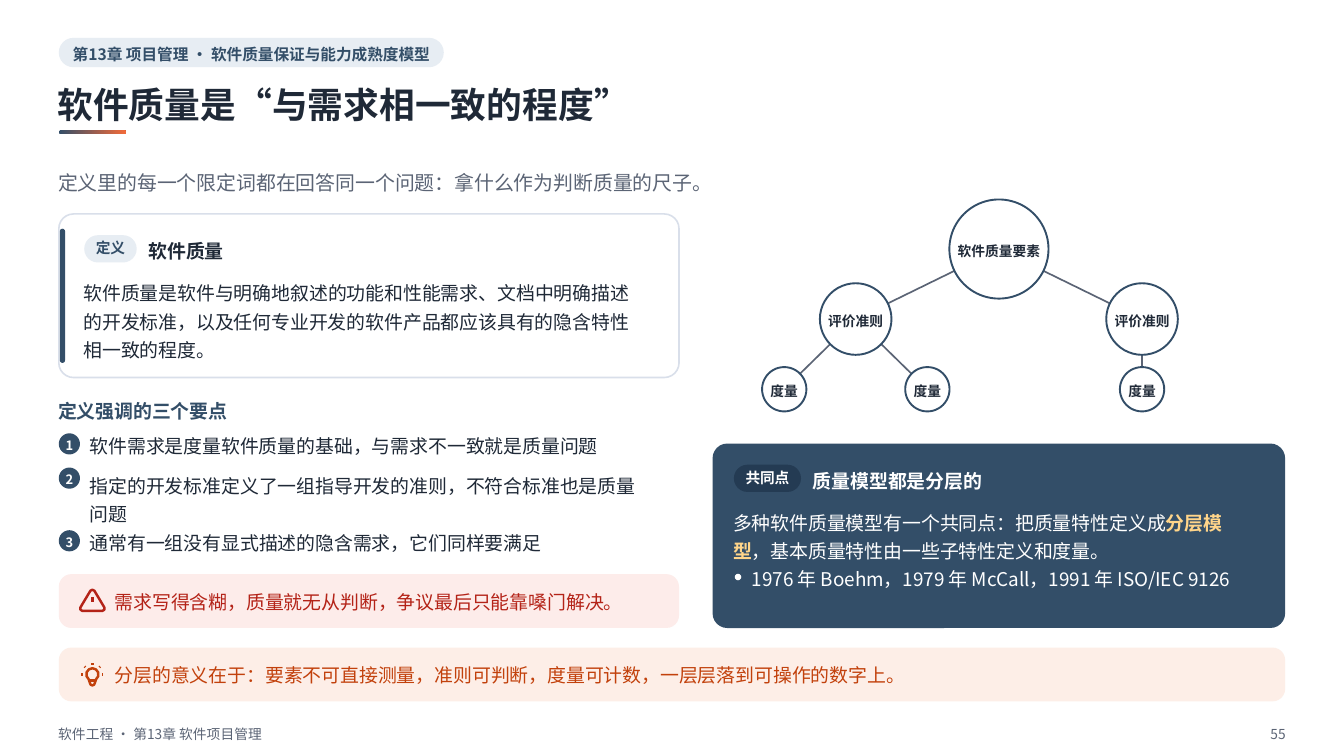
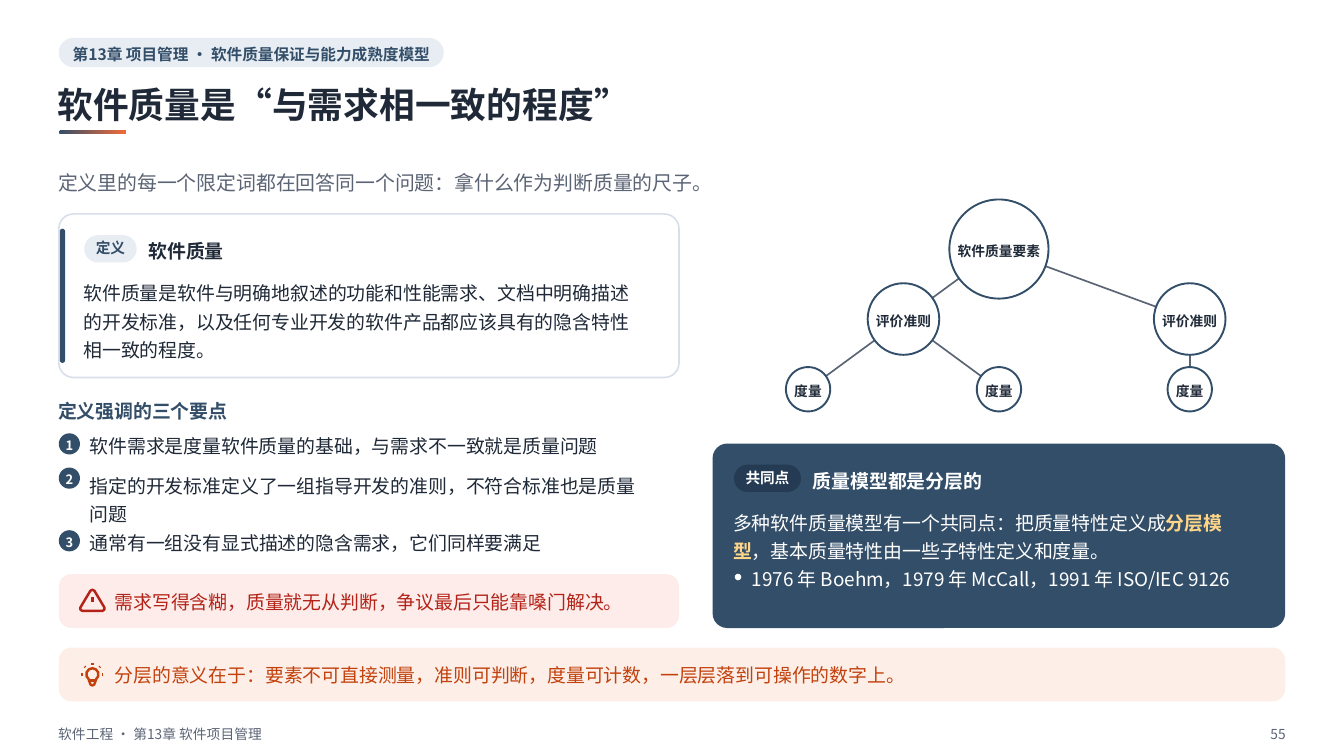
Before and after one commit to sweetcornna/JLU-remake, a slide deck: slide 55 of 大三上/软件工程/重制版PPT/第13章 软件项目管理（重制版）.pptx. Drawn at 1344x756 pixels with LibreOffice and Linux fonts; fonts in the diff are those of the drawing. Boxes give left, top, right and bottom in pixels: in the first picture for what was removed or moved away, otherwise in the second. Text is boxed around its words. In the diff, an @@ line names an element or a change of style, - is before the commit and + after.

```diff
--- a/大三上/软件工程/重制版PPT/第13章 软件项目管理（重制版）.pptx
+++ b/大三上/软件工程/重制版PPT/第13章 软件项目管理（重制版）.pptx
@@ freeform shape: place and size @@
-freeform shape at (856, 249, 999, 319)
+freeform shape at (903, 249, 999, 319)
@@ freeform shape: place and size @@
-freeform shape at (999, 249, 1142, 319)
+freeform shape at (999, 249, 1190, 319)
@@ 3 ellipses, 1 text, 1 freeform shape: place and size @@
-3 ellipses, 1 text, 1 freeform shape at (820, 283, 1178, 411)
+3 ellipses, 1 text, 1 freeform shape at (868, 283, 1226, 411)
@@ freeform shape: place and size @@
-freeform shape at (784, 320, 856, 390)
+freeform shape at (809, 320, 904, 390)
@@ text "评价准则": place and size @@
-text "评价准则" at (828, 314, 883, 327)
+text "评价准则" at (876, 314, 931, 327)
@@ freeform shape: place and size @@
-freeform shape at (856, 320, 928, 390)
+freeform shape at (903, 320, 999, 390)
@@ text "评价准则": place and size @@
-text "评价准则" at (1115, 314, 1170, 327)
+text "评价准则" at (1162, 314, 1217, 327)
@@ ellipse: place and size @@
-ellipse at (762, 367, 807, 411)
+ellipse at (786, 367, 831, 411)
@@ text "度量": place and size @@
-text "度量" at (770, 382, 798, 400)
+text "度量" at (794, 382, 822, 400)
@@ ellipse: place and size @@
-ellipse at (905, 367, 950, 411)
+ellipse at (977, 367, 1021, 411)
@@ text "度量": place and size @@
-text "度量" at (914, 382, 942, 400)
+text "度量" at (985, 382, 1013, 400)
```
Also in this commit, not shown: 21 other slides changed, 5 other files.
